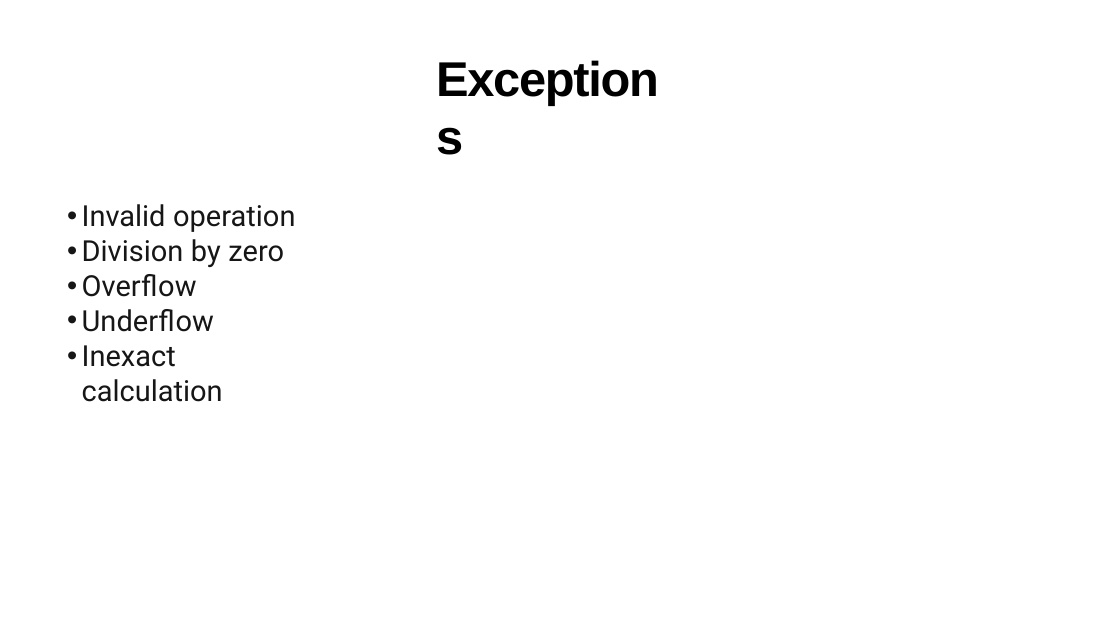
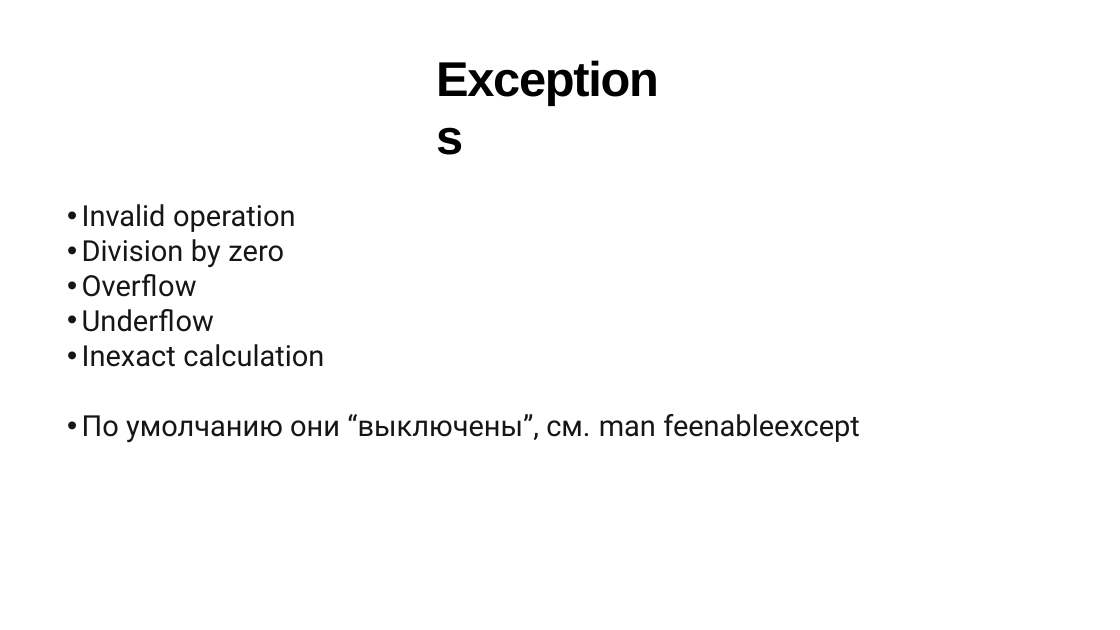
Before and after one commit to kostya2709/CAOS_seminars, a slide deck: slide 8 of sem_2_numbers/presentations/caos_2.pptx. Drawn at 1120x630 pixels with LibreOffice and Linux fonts; fonts in the diff are those of the drawing. Boxes give left, top, right and bottom in pixels: in the first picture for what was removed or moved away, otherwise in the second. Text is boxed around its words. In the diff, an @@ line names an element or a change of style, - is before the commit and + after.

```diff
--- a/sem_2_numbers/presentations/caos_2.pptx
+++ b/sem_2_numbers/presentations/caos_2.pptx
@@ text at (82,414,860,442): paragraph added @@
+• По умолчанию они “выключены”, см. man feenableexcept
```
Also in this commit, not shown: 3 other slides changed, 1 slide added, 40 other files.
